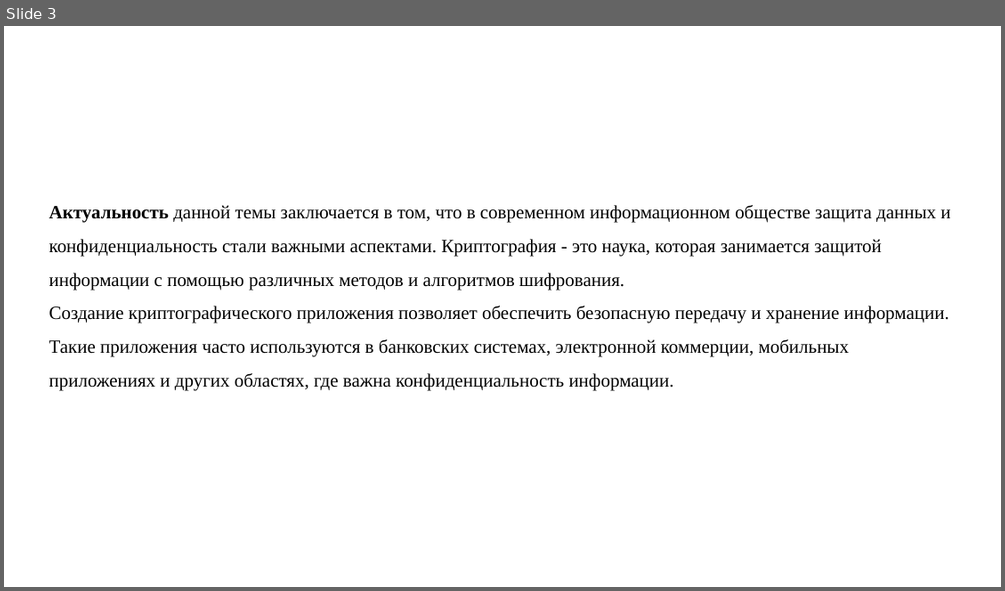
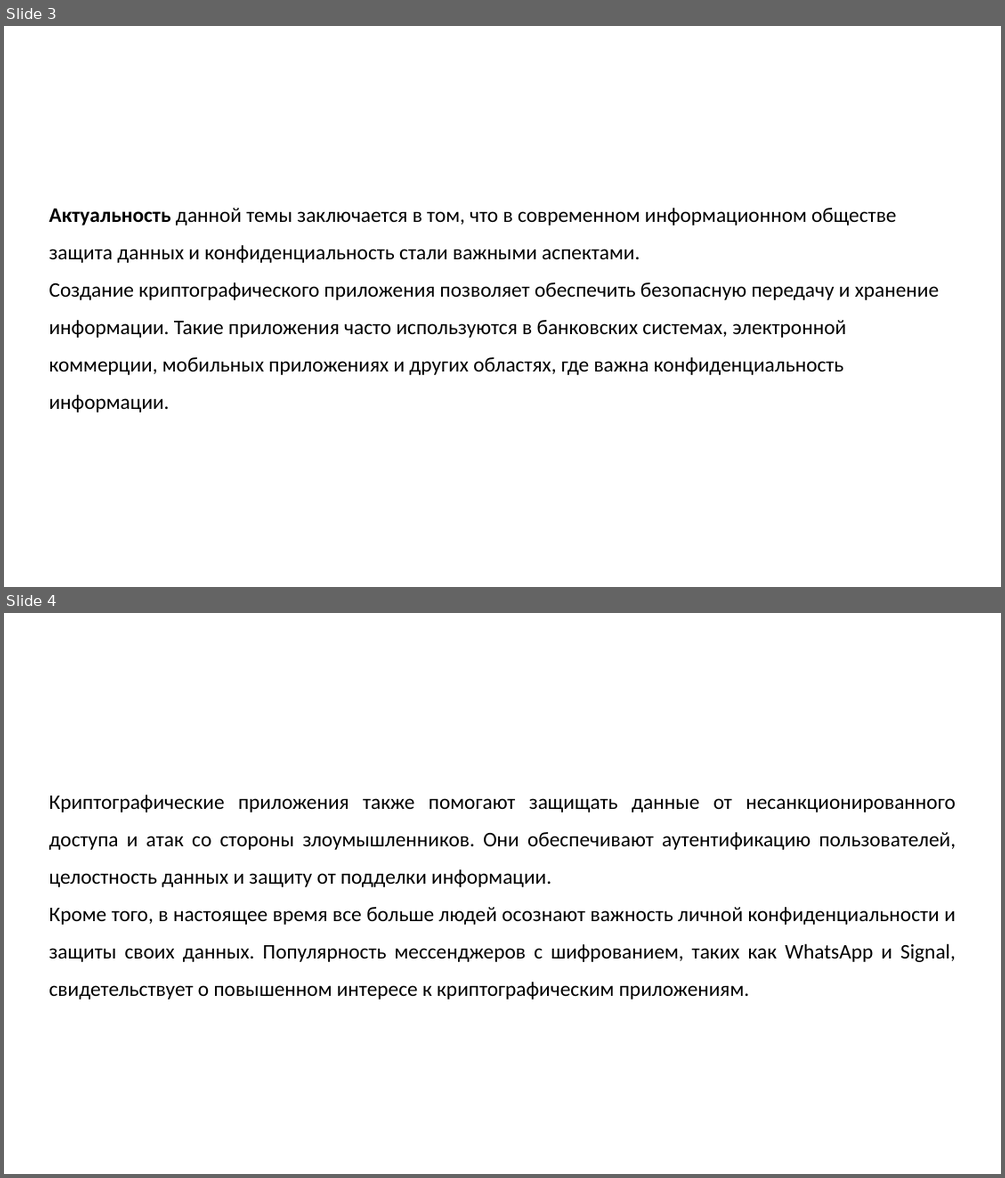
Before and after one commit to rad1anttt/diplom-_-, a slide deck: rad1anttt презентация.pptx. Shown one above the other, each under a label of ours: slide 3 before the commit, slides 3 and 4 after it. The pictures are 1005x591 and 1005x1178 pixels, drawn with LibreOffice and Linux fonts; fonts in the diff are those of the drawing; background and template pictures are left out. Boxes give left, top, right and bottom in pixels: in the first picture for what was removed or moved away, otherwise in the second. Text is boxed around its words. In the diff, an @@ line names an element or a change of style, - is before the commit and + after.

```diff
--- a/rad1anttt презентация.pptx
+++ b/rad1anttt презентация.pptx
@@ slide 4 added at [4,613,1001,1174], background picture (left out) @@
@@ text added at [49,795,956,999], 20 pt, text #000000 @@
+Криптографические приложения также помогают защищать данные от несанкционированного доступа и атак со стороны злоумышленников. Они обеспечивают аутентификацию пользователей, целостность данных и защиту от подделки информации.
+Кроме того, в настоящее время все больше людей осознают важность личной конфиденциальности и защиты своих данных. Популярность мессенджеров с шифрованием, таких как WhatsApp и Signal, свидетельствует о повышенном интересе к криптографическим приложениям.
@@ slide 3 changed as well @@
@@ text at [49,208,896,263]: text changed; size 18 to 20 pt; font Times New Roman to Calibri @@
-Актуальность данной темы заключается в том, что в современном информационном обществе защита данных и конфиденциальность стали важными аспектами. Криптография - это наука, которая занимается защитой информации с помощью различных методов и алгоритмов шифрования.
+Актуальность данной темы заключается в том, что в современном информационном обществе защита данных и конфиденциальность стали важными аспектами.
@@ text at [49,282,938,412]: size 18 to 20 pt, font Times New Roman to Calibri in "Создание криптографического приложения позволяет обеспечить  ..." @@
```
Also in this commit, not shown: 16 other slides changed, 6 other slides added, 2 slides removed, 1 other file.
